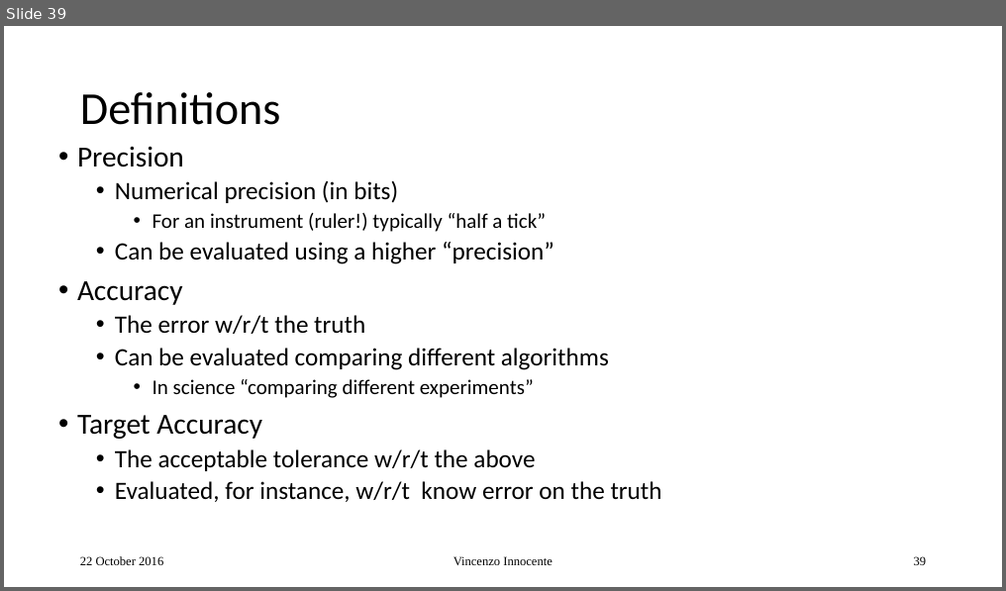
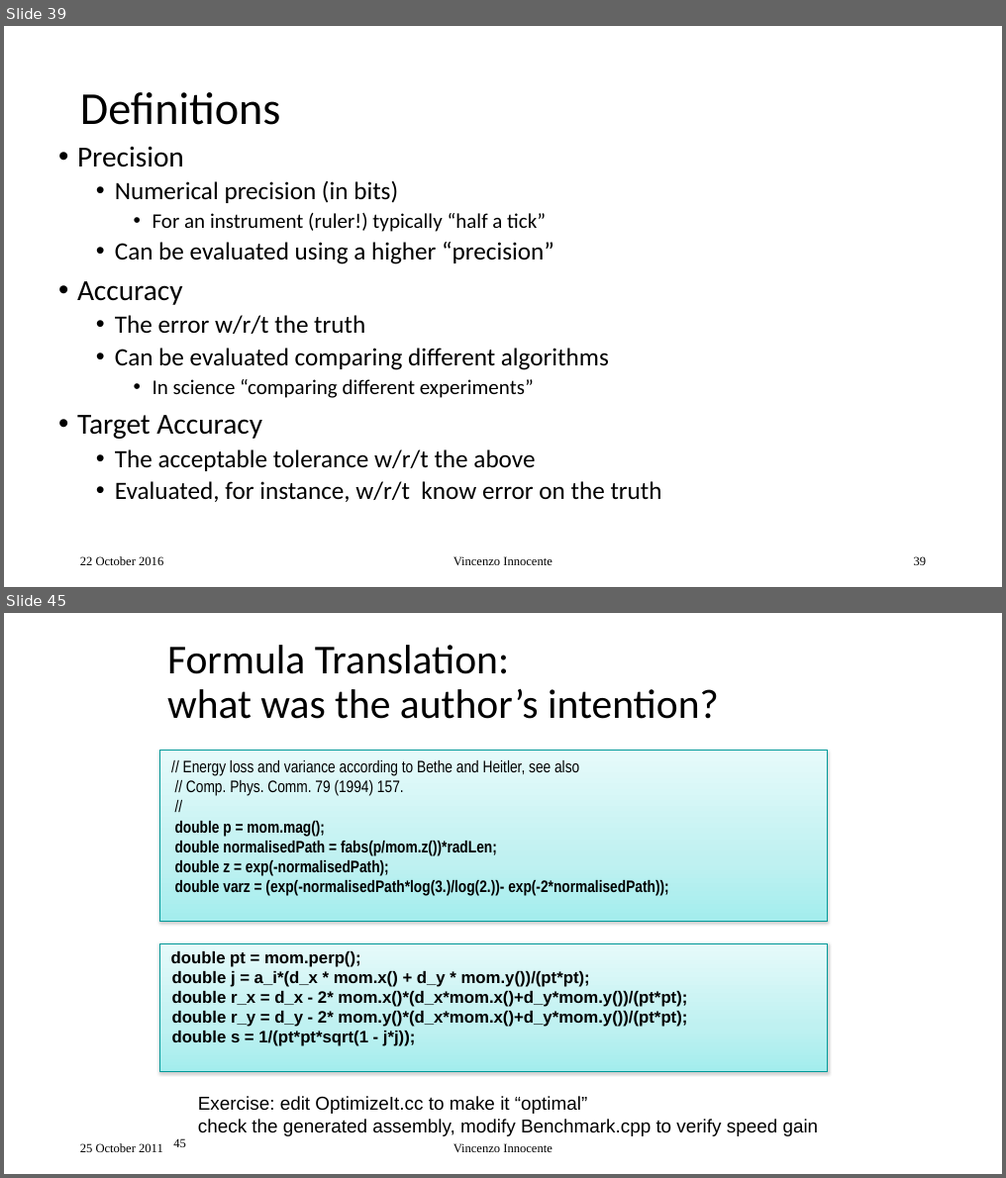
Before and after one commit to VinInn/FPCourse, a slide deck: Slides/FPforScientist.pptx. Shown one above the other, each under a label of ours: slide 39 before the commit, slides 39 and 45 after it; the slides between them are not shown. The pictures are 1006x591 and 1006x1178 pixels, drawn with LibreOffice and Linux fonts; fonts in the diff are those of the drawing. Boxes give left, top, right and bottom in pixels: in the first picture for what was removed or moved away, otherwise in the second. Text is boxed around its words. In the diff, an @@ line names an element or a change of style, - is before the commit and + after.

Commit message:
add speed

```diff
--- a/Slides/FPforScientist.pptx
+++ b/Slides/FPforScientist.pptx
@@ slide 45 added at bbox=[4, 613, 1002, 1174], background #FFFFFF @@
@@ title added at bbox=[167, 645, 719, 719], 39.6 pt, text #000000 @@
+Formula Translation:
+what was the author’s intention?
@@ rectangle added at bbox=[159, 750, 828, 922], fill gradient #E6FAFA to #BFF1F1 to #A3EDED, outline #009999 0.75 pt, 16 pt, text #000000, bold @@
+// Energy loss and variance according to Bethe and Heitler, see also
+// Comp. Phys. Comm. 79 (1994) 157.
+//
+double p = mom.mag();
+double normalisedPath = fabs(p/mom.z())*radLen;
+double z = exp(-normalisedPath);
+double varz = (exp(-normalisedPath*log(3.)/log(2.))- exp(-2*normalisedPath));
@@ rectangle added at bbox=[159, 944, 828, 1072], fill gradient #E6FAFA to #BFF1F1 to #A3EDED, outline #009999 0.75 pt, 16 pt, text #000000, bold @@
+double pt = mom.perp();
+double j = a_i*(d_x * mom.x() + d_y * mom.y())/(pt*pt);
+double r_x = d_x - 2* mom.x()*(d_x*mom.x()+d_y*mom.y())/(pt*pt);
+double r_y = d_y - 2* mom.y()*(d_x*mom.x()+d_y*mom.y())/(pt*pt);
+double s = 1/(pt*pt*sqrt(1 - j*j));
@@ text added at bbox=[198, 1096, 819, 1137], 18 pt, text #000000 @@
+Exercise: edit OptimizeIt.cc to make it “optimal”
+check the generated assembly, modify Benchmark.cpp to verify speed gain
@@ text added at bbox=[80, 1144, 163, 1153], 12 pt, text #000000 @@
+25 October 2011
@@ page number added at bbox=[173, 1139, 186, 1148], 12 pt, text #000000 @@
+45
@@ text added at bbox=[453, 1144, 552, 1153], 12 pt, text #000000 @@
+Vincenzo Innocente
```
Also in this commit, not shown: 5 other slides added.
